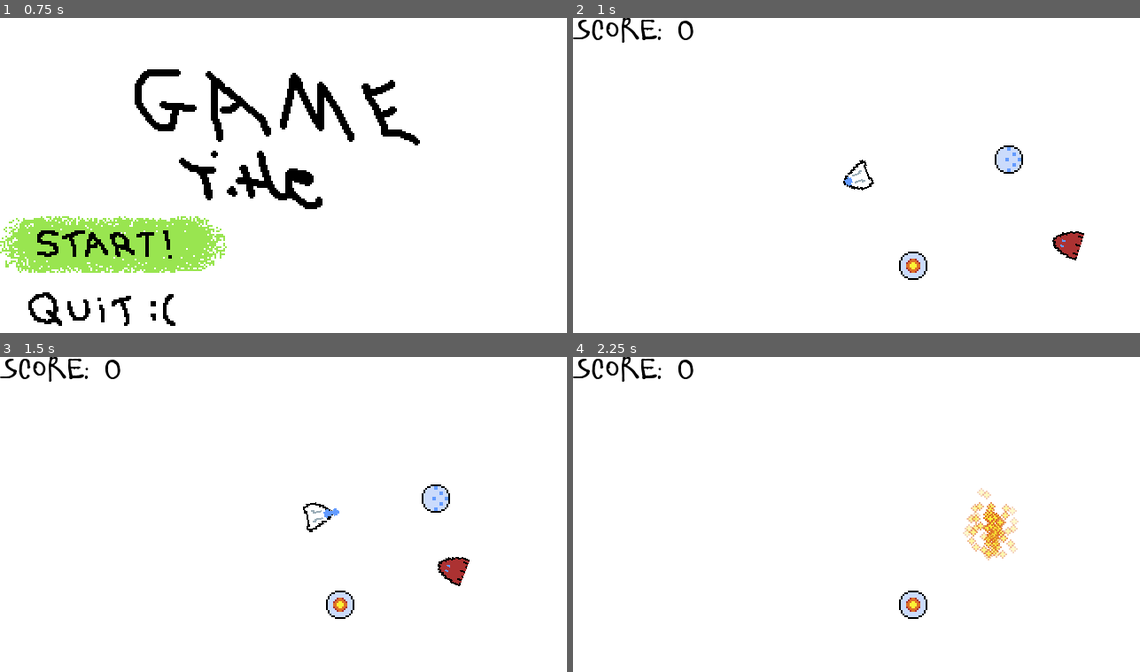
Above: before the commit, frames 1-4 (two rows, left to right).
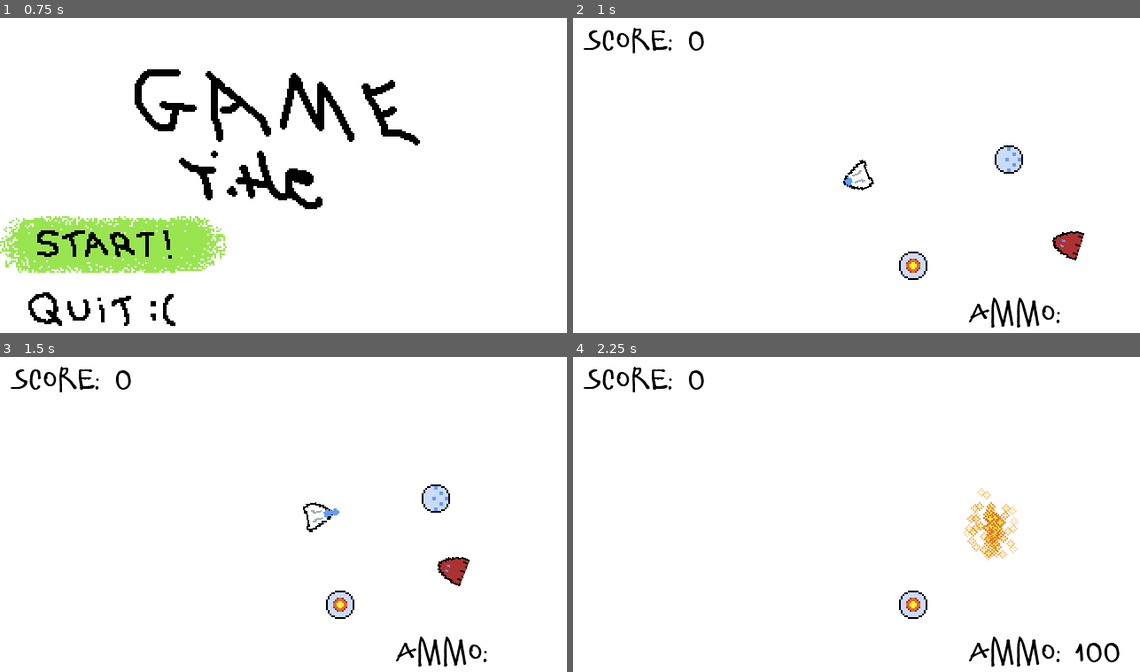
Above: after the commit, the same moments.

Repository: qbradq/gwj44
Game: Godot game, scene res://Scenes/Menu.tscn
The game is run twice, just before and just after one commit, with the same random seed, the same clock (stepped at 60 frames per second) and the same inputs.
Inputs (mouse positions are in pixels of both pictures, inside the frame that each line leads up to):
- Up to frame 1 (0.75 s): click (113, 244) at 0.5 s
- Up to frame 2 (1 s): no input
- Up to frame 3 (1.5 s): move the mouse to (408, 501) at 1.27 s; hold Right (ui_right) from 1.28 s (still down); click (408, 501) at 1.42 s
- Up to frame 4 (2.25 s): move the mouse to (743, 533) at 2.02 s; release Right (ui_right) at 2.03 s; hold Down (ui_down) from 2.03 s (still down)

Frame 1 is identical in both runs. In frame 2, 1.3% of the frame differs, in the area x 0-86%, y 0-99%; in frame 3, 1.3%; in frame 4, 1.5%, in the area x 0-97%, y 0-99%.

Commit message:
Added ammo count

Diff:
--- a/Scenes/Level/Level.gd
+++ b/Scenes/Level/Level.gd
@@ -3,7 +3,13 @@
 var score:int
 
 func _process(delta):
+	# Update UI
 	$ScoreLabel.text = "SCORE: %d" % score
+	if $Player and $Player/Gun:
+		if $Player/Gun.infinite_ammo:
+			$AmmoLabel.text = "AMMO: ∞"
+		else:
+			$AmmoLabel.text = "AMMO: %d" % $Player/Gun.ammo
 
 func _physics_process(delta):
 	# Clean up temp audio nodes
--- a/Scenes/Level/Level.tscn
+++ b/Scenes/Level/Level.tscn
@@ -25,11 +25,22 @@
 position = Vector2( 285, 129 )
 
 [node name="ScoreLabel" type="Label" parent="."]
-margin_right = 40.0
-margin_bottom = 14.0
+margin_left = 6.0
+margin_top = 6.0
+margin_right = 91.0
+margin_bottom = 22.0
 custom_colors/font_color = Color( 0, 0, 0, 1 )
 custom_fonts/font = ExtResource( 6 )
 text = "SCORE: 1337"
+
+[node name="AmmoLabel" type="Label" parent="."]
+margin_left = 223.0
+margin_top = 160.0
+margin_right = 315.0
+margin_bottom = 176.0
+custom_colors/font_color = Color( 0, 0, 0, 1 )
+custom_fonts/font = ExtResource( 6 )
+text = "AMMO: 100"
 
 [node name="PowerUp2" parent="." instance=ExtResource( 5 )]
 position = Vector2( 246, 80 )
